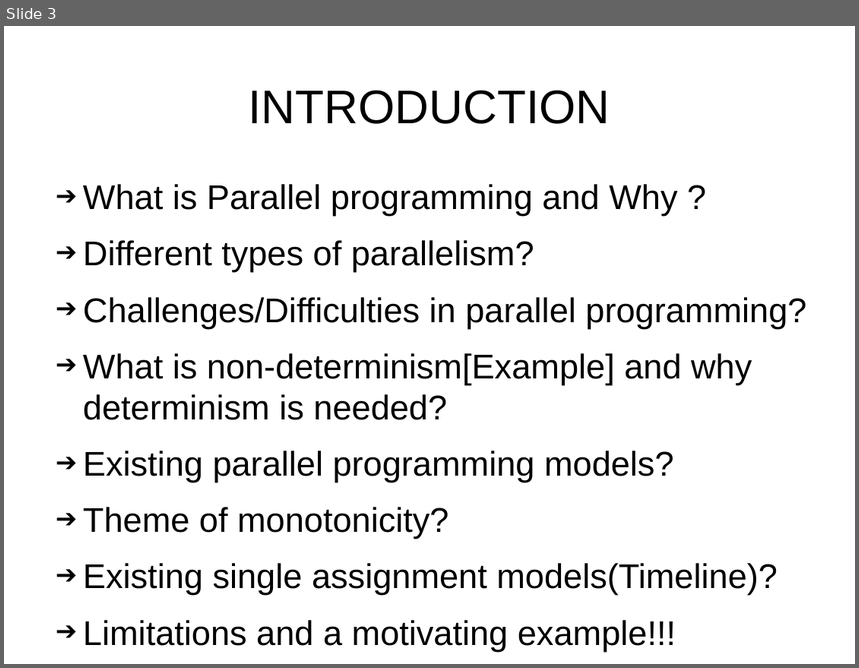
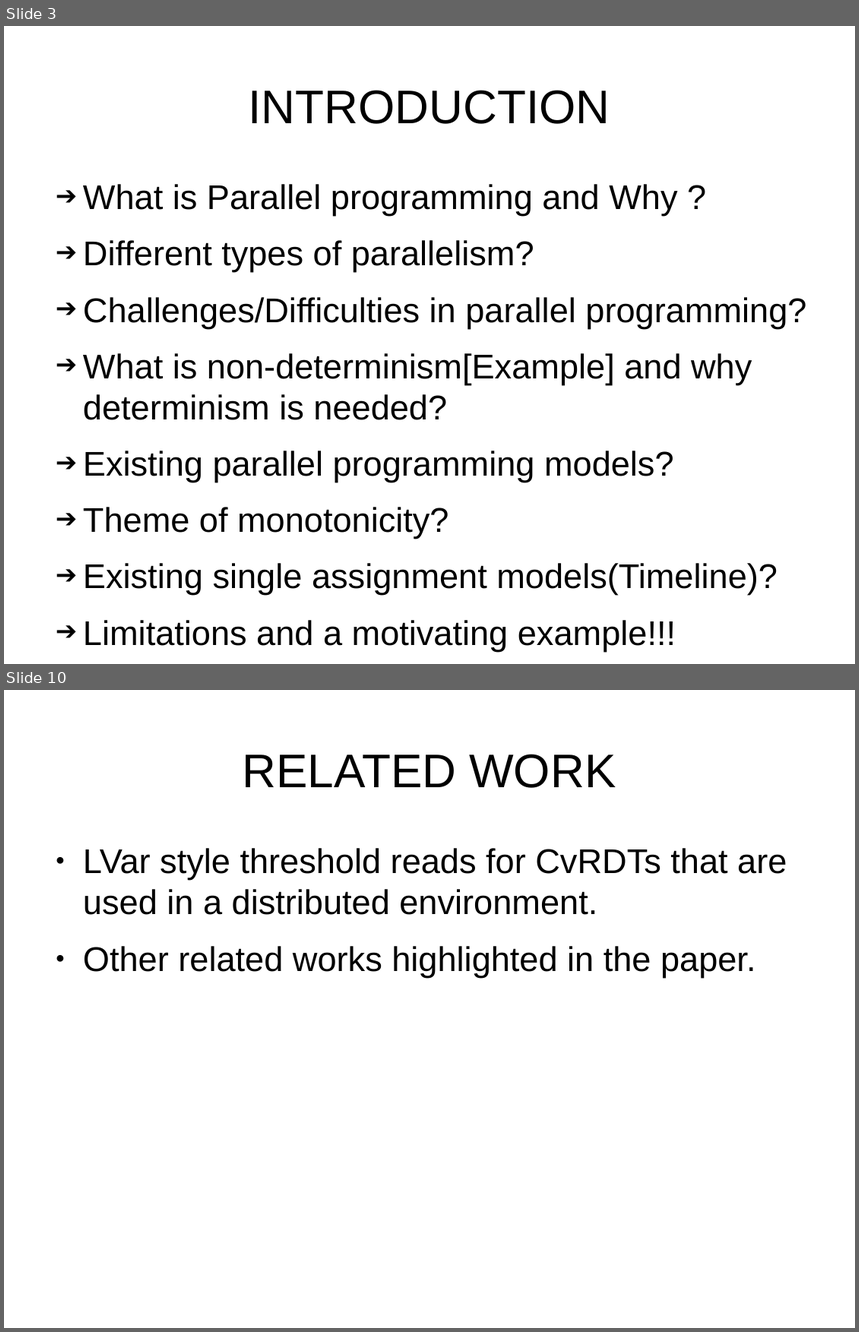
Before and after one commit to sentinel88/Personal, a slide deck: Talk.odp. Shown one above the other, each under a label of ours: slide 3 before the commit, slides 3 and 10 after it; the slides between them are not shown. The pictures are 859x668 and 859x1332 pixels, drawn with LibreOffice and Linux fonts; fonts in the diff are those of the drawing. Boxes give left, top, right and bottom in pixels: in the first picture for what was removed or moved away, otherwise in the second. Text is boxed around its words. In the diff, an @@ line names an element or a change of style, - is before the commit and + after.

```diff
--- a/Talk.odp
+++ b/Talk.odp
@@ slide 10 added at (x1=4, y1=690, x2=855, y2=1328), background #FFFFFF @@
@@ title added at (x1=243, y1=754, x2=616, y2=788), 44 pt, text #000000 @@
+RELATED WORK
@@ text added at (x1=83, y1=848, x2=787, y2=977), 32 pt, text #000000 @@
+● LVar style threshold reads for CvRDTs that are used in a distributed environment.
+● Other related works highlighted in the paper.
```
Also in this commit, not shown: 4 slides changed, 8 other slides added, 3 slides removed, 3 other files.
